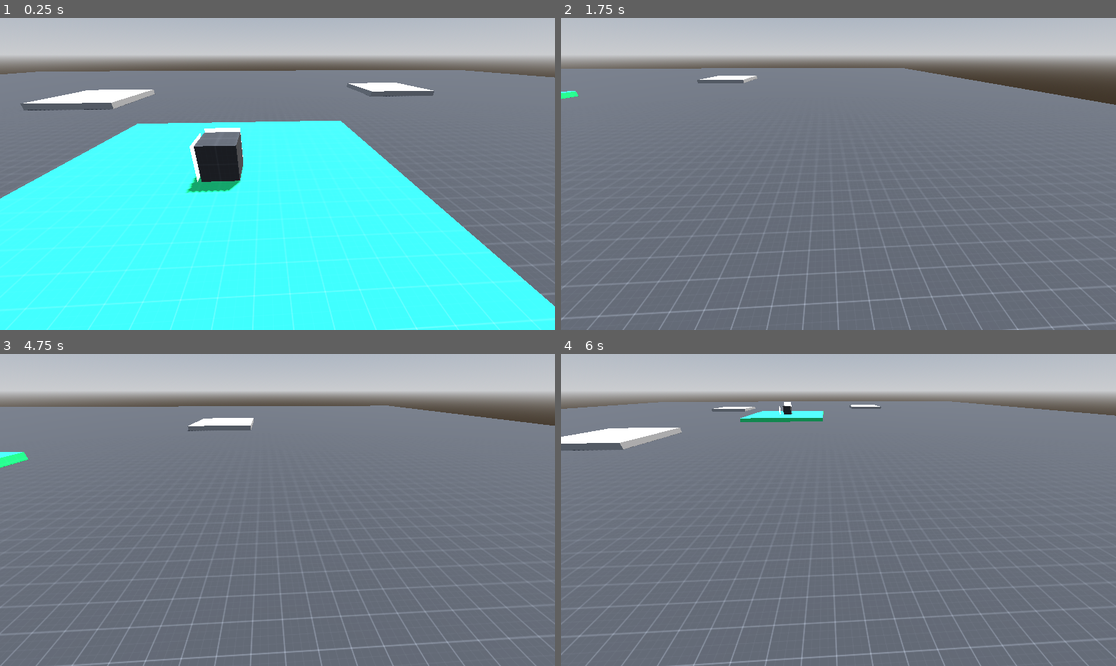
Above: before the commit, frames 1-4 (two rows, left to right).
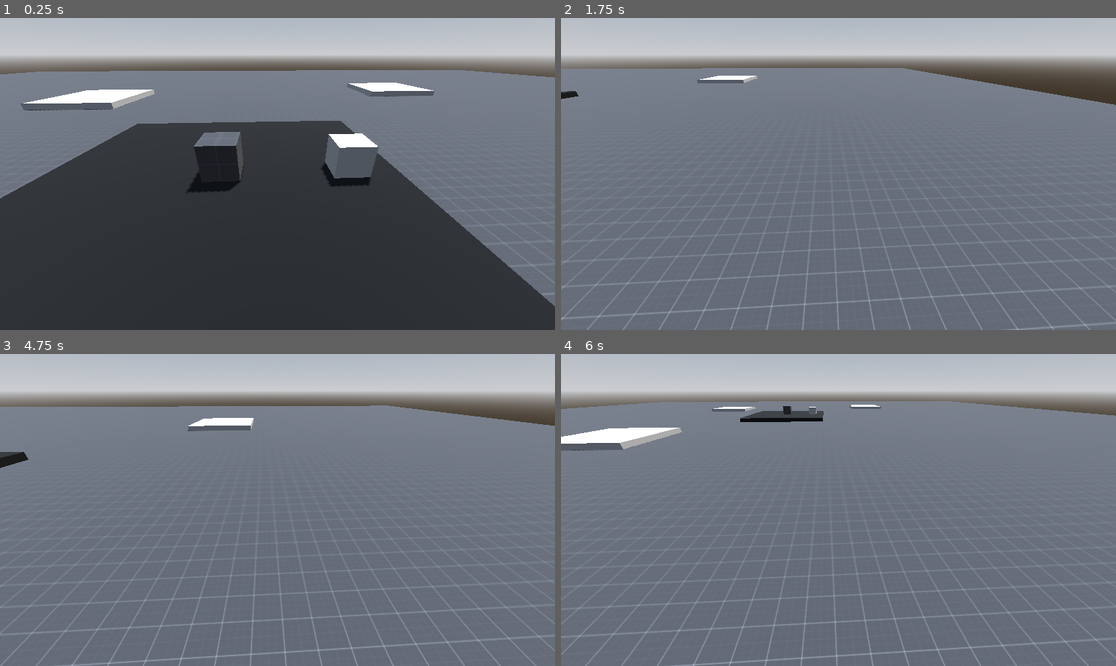
Above: after the commit, the same moments.

Repository: R1fty0/settlement_game
Game: Godot game, scene res://scenes/main.tscn
Two runs of this game, one before a commit and one after it. Both use one fixed random seed, a clock stepped at 60 frames per second and the inputs below.
Inputs (mouse positions are in pixels of both pictures, inside the frame that each line leads up to):
- Up to frame 1 (0.25 s): no input
- Up to frame 2 (1.75 s): tap Enter at 0.5 s; move the mouse to (960, 158) at 0.52 s; press the mouse at (960, 158) at 0.53 s; hold D (move_right) 0.53-1.28 s; move the mouse to (727, 189) at 1.27 s; release the mouse at (727, 189) at 1.28 s; hold S (move_down) from 1.28 s (still down); right-click (727, 189) at 1.35 s; click (727, 189) at 1.42 s
- Up to frame 3 (4.75 s): move the mouse to (333, 441) at 2.02 s; release S (move_down) at 2.03 s; hold D (move_right) 2.03-2.78 s; tap one key every 0.75 s from 2.1 s: Q (rotate_camera_left) E (rotate_camera_right) Mouse wheel up (zoom_camera_in) Mouse wheel down (zoom_camera_out); click (333, 441) at 2.17 s; move the mouse to (249, 572) at 2.77 s; hold W (move_up) 2.78-3.53 s; click (249, 572) at 2.92 s; move the mouse to (444, 556) at 3.52 s; hold A (move_left) from 3.53 s (still down); click (444, 556) at 3.67 s; move the mouse to (111, 463) at 4.27 s; click (111, 463) at 4.42 s
- Up to frame 4 (6 s): move the mouse to (866, 510) at 5.02 s; release A (move_left) at 5.03 s; press the mouse at (866, 510) at 5.03 s; hold S (move_down) 5.03-5.78 s; move the mouse to (755, 432) at 5.77 s; release the mouse at (755, 432) at 5.78 s; hold D (move_right) from 5.78 s (still down); right-click (755, 432) at 5.85 s; click (755, 432) at 5.92 s

The runs differ from the first frame. In frame 1, 51% of the frame differs, in the area x 0-100%, y 32-100%; in frame 2, less than 0.1%; in frame 3, 0.2%; in frame 4, 0.5%.

Commit message:
feat: (untested) npc movement

Diff:
--- a/scripts/components/outline_component.gd
+++ b/common/components/mouse_interaction_component.gd
@@ -1,5 +1,8 @@
 extends Area3D
-class_name OutlineComponent
+class_name MouseInteractionComponent
+
+# NOTE: All meshes that use this component require a weighted normals modifier in Blender.
+# Credit: https://www.youtube.com/watch?v=CG0TMH8D8kY
 
 @export var mesh: MeshInstance3D
 @export var outline_material: Material
@@ -9,6 +12,7 @@
 var selected: bool = false
 
 func _ready() -> void:
+	# Connect relevant signals.
 	if collision_body:
 		collision_body.mouse_entered.connect(_on_mouse_entered)
 		collision_body.mouse_exited.connect(_on_mouse_exited)
@@ -17,14 +21,17 @@
 		push_error("Missing collision body for outline component: " + str(name))
 
 func _on_mouse_entered() -> void:
+	# Enable the hover outline.
 	if not selected:
 		mesh.material_overlay = outline_material
 
 func _on_mouse_exited() -> void:
+	# Disable the hover outline.
 	if not selected:
 		mesh.material_overlay = null
 
 func _on_input_event(camera: Node, event: InputEvent, event_position: Vector3, normal: Vector3, shape_idx: int) -> void:
+	# Select/Deselect Object Outline
 	if event.is_action_pressed("left_mouse_button"):
 		selected = not selected
 		if selected:
--- /dev/null
+++ b/common/npc/npc.gd
@@ -0,0 +1,16 @@
+extends CharacterBody3D
+class_name NPC
+
+# Video (7:51): https://www.youtube.com/watch?v=2W4JP48oZ8U
+
+@onready var agent: NavigationAgent3D = $NavigationAgent3D
+@export var speed: float = 2.0
+
+func move_to_point(point_position: Vector3):
+	agent.target_position = point_position
+
+func _physics_process(delta: float) -> void:
+	var destination = agent.get_next_path_position()
+	var direction = (destination - global_position).normalized()
+	velocity = speed * direction
+	move_and_slide()
--- /dev/null
+++ b/common/npc/npc.tscn
@@ -0,0 +1,19 @@
+[gd_scene load_steps=4 format=3 uid="uid://cxwk8588amdae"]
+
+[ext_resource type="Script" uid="uid://bvragtkqgssco" path="res://common/npc/npc.gd" id="1_uuq74"]
+
+[sub_resource type="CapsuleMesh" id="CapsuleMesh_td7er"]
+
+[sub_resource type="CapsuleShape3D" id="CapsuleShape3D_e54w4"]
+
+[node name="NPC" type="CharacterBody3D"]
+script = ExtResource("1_uuq74")
+
+[node name="MeshInstance3D" type="MeshInstance3D" parent="."]
+mesh = SubResource("CapsuleMesh_td7er")
+
+[node name="CollisionShape3D" type="CollisionShape3D" parent="."]
+shape = SubResource("CapsuleShape3D_e54w4")
+
+[node name="NavigationAgent3D" type="NavigationAgent3D" parent="."]
+debug_enabled = true
--- a/project.godot
+++ b/project.godot
@@ -19,10 +19,15 @@
 
 folder_colors={
 "res://assets/": "red",
+"res://common/": "orange",
 "res://resources/": "purple",
 "res://scenes/": "green",
 "res://scripts/": "blue"
 }
+
+[global_group]
+
+settler_navmesh="Meshes that should be included when baking the navmesh used by settlers. "
 
 [input]
 
--- a/scenes/main.tscn
+++ b/scenes/main.tscn
@@ -1,11 +1,11 @@
-[gd_scene load_steps=16 format=3 uid="uid://kqp4eqiy7ypq"]
+[gd_scene load_steps=17 format=3 uid="uid://kqp4eqiy7ypq"]
 
 [ext_resource type="Texture2D" uid="uid://b44gfyx7stw6a" path="res://assets/proto_tex/texture_02.png" id="1_0wfyh"]
 [ext_resource type="Texture2D" uid="uid://cdlu4ochhqklm" path="res://assets/proto_tex/texture_01.png" id="2_sugp2"]
-[ext_resource type="Script" uid="uid://c4p7f2k2fadyq" path="res://scripts/camera_controller.gd" id="3_sugp2"]
+[ext_resource type="Script" uid="uid://c4p7f2k2fadyq" path="res://scenes/player/camera_controller/camera_controller.gd" id="3_sugp2"]
 [ext_resource type="Material" uid="uid://btofvmchrrwn7" path="res://resources/materials/selection_material.tres" id="4_tbgi4"]
 [ext_resource type="Material" uid="uid://bd6wf87scg2b4" path="res://resources/materials/outline_material.tres" id="4_tefeu"]
-[ext_resource type="Script" uid="uid://crqf232bs108m" path="res://scripts/components/outline_component.gd" id="5_tbgi4"]
+[ext_resource type="Script" uid="uid://crqf232bs108m" path="res://common/components/mouse_interaction_component.gd" id="5_tbgi4"]
 
 [sub_resource type="ProceduralSkyMaterial" id="ProceduralSkyMaterial_sgp6g"]
 sky_horizon_color = Color(0.662243, 0.671743, 0.686743, 1)
@@ -19,10 +19,6 @@
 sky = SubResource("Sky_o5qli")
 tonemap_mode = 2
 
-[sub_resource type="StandardMaterial3D" id="StandardMaterial3D_jyhfs"]
-albedo_texture = ExtResource("1_0wfyh")
-uv1_triplanar = true
-
 [sub_resource type="StandardMaterial3D" id="StandardMaterial3D_tbgi4"]
 albedo_texture = ExtResource("2_sugp2")
 uv1_triplanar = true
@@ -31,6 +27,15 @@
 size = Vector2(100, 100)
 subdivide_width = 20
 subdivide_depth = 20
+
+[sub_resource type="NavigationMesh" id="NavigationMesh_tefeu"]
+vertices = PackedVector3Array(11.2661, 0.499784, -19.9861, 11.2661, 0.499784, -14.4861, 16.2661, 0.499784, -14.4861, 16.2661, 0.499784, -19.9861, -14.9839, 0.499784, -16.2361, -14.9839, 0.499784, -10.4861, -9.98395, 0.499784, -10.4861, -9.98395, 0.499784, -16.2361, -4.73395, 0.499784, -4.73611, -4.73395, 0.499784, 4.51389, 4.51605, 0.499784, 4.51389, 4.51605, 0.499784, -4.73611, -13.4839, 0.499784, 12.2639, -13.4839, 0.499784, 17.7639, -8.23395, 0.499784, 17.7639, -8.23395, 0.499784, 12.2639)
+polygons = [PackedInt32Array(3, 2, 0), PackedInt32Array(0, 2, 1), PackedInt32Array(7, 6, 4), PackedInt32Array(4, 6, 5), PackedInt32Array(11, 10, 8), PackedInt32Array(8, 10, 9), PackedInt32Array(15, 14, 12), PackedInt32Array(12, 14, 13)]
+
+[sub_resource type="StandardMaterial3D" id="StandardMaterial3D_jyhfs"]
+albedo_color = Color(0, 0, 0, 1)
+albedo_texture = ExtResource("1_0wfyh")
+uv1_triplanar = true
 
 [sub_resource type="StandardMaterial3D" id="StandardMaterial3D_tefeu"]
 albedo_texture = ExtResource("2_sugp2")
@@ -51,27 +56,34 @@
 
 [node name="Environment" type="Node" parent="."]
 
-[node name="MainIsland" type="CSGBox3D" parent="Environment"]
+[node name="WaterMesh" type="MeshInstance3D" parent="Environment"]
+transform = Transform3D(1, 0, 0, 0, 1, 0, 0, 0, 1, 0, -0.314779, 0)
+material_override = SubResource("StandardMaterial3D_tbgi4")
+mesh = SubResource("PlaneMesh_sgp6g")
+
+[node name="TestNavigationObstacle" type="CSGBox3D" parent="Environment"]
+transform = Transform3D(1, 0, 0, 0, 1, 0, 0, 0, 1, 3.537, 0.5, 0)
+use_collision = true
+
+[node name="NavigationRegion3D" type="NavigationRegion3D" parent="Environment"]
+navigation_mesh = SubResource("NavigationMesh_tefeu")
+
+[node name="MainIsland" type="CSGBox3D" parent="Environment/NavigationRegion3D"]
 transform = Transform3D(1, 0, 0, 0, 1, 0, 0, 0, 1, 0, -0.196716, 0)
 material_override = SubResource("StandardMaterial3D_jyhfs")
 size = Vector3(10, 0.607, 10)
 
-[node name="StoneIsland" type="CSGBox3D" parent="Environment"]
+[node name="StoneIsland" type="CSGBox3D" parent="Environment/NavigationRegion3D"]
 transform = Transform3D(1, 0, 0, 0, 1, 0, 0, 0, 1, -10.8035, -0.196716, 15.14)
 size = Vector3(5.9751, 0.607, 6.29443)
 
-[node name="WoodIsland" type="CSGBox3D" parent="Environment"]
+[node name="WoodIsland" type="CSGBox3D" parent="Environment/NavigationRegion3D"]
 transform = Transform3D(1, 0, 0, 0, 1, 0, 0, 0, 1, -12.4964, -0.196716, -13.3822)
 size = Vector3(5.9751, 0.607, 6.29443)
 
-[node name="FoodIsland" type="CSGBox3D" parent="Environment"]
+[node name="FoodIsland" type="CSGBox3D" parent="Environment/NavigationRegion3D"]
 transform = Transform3D(1, 0, 0, 0, 1, 0, 0, 0, 1, 13.8924, -0.196716, -17.3389)
 size = Vector3(5.9751, 0.607, 6.29443)
-
-[node name="WaterMesh" type="MeshInstance3D" parent="Environment"]
-transform = Transform3D(1, 0, 0, 0, 1, 0, 0, 0, 1, 0, -0.314779, 0)
-material_override = SubResource("StandardMaterial3D_tbgi4")
-mesh = SubResource("PlaneMesh_sgp6g")
 
 [node name="CameraController" type="Node3D" parent="." node_paths=PackedStringArray("rotation_x", "camera_zoom_pivot", "camera")]
 transform = Transform3D(1, 0, 0, 0, 1, 0, 0, 0, 1, 1.5199, 0, 0)
@@ -89,13 +101,12 @@
 
 [node name="Camera3D" type="Camera3D" parent="CameraController/CameraRotationX/CameraZoomPivot"]
 
-[node name="MeshInstance3D" type="MeshInstance3D" parent="."]
+[node name="OutlineTestMesh" type="MeshInstance3D" parent="."]
 transform = Transform3D(1, 0, 0, 0, 1, 0, 0, 0, 1, 0, 0.617854, 0)
 material_override = SubResource("StandardMaterial3D_tefeu")
-material_overlay = ExtResource("4_tefeu")
 mesh = SubResource("BoxMesh_jyhfs")
 
-[node name="OutlineComponent" type="Area3D" parent="MeshInstance3D" node_paths=PackedStringArray("mesh", "collision_body")]
+[node name="OutlineComponent" type="Area3D" parent="OutlineTestMesh" node_paths=PackedStringArray("mesh", "collision_body")]
 transform = Transform3D(1, 0, 0, 0, 1, 0, 0, 0, 1, 0, -0.617854, 0)
 script = ExtResource("5_tbgi4")
 mesh = NodePath("..")
@@ -103,6 +114,6 @@
 selection_material = ExtResource("4_tbgi4")
 collision_body = NodePath(".")
 
-[node name="CollisionShape3D" type="CollisionShape3D" parent="MeshInstance3D/OutlineComponent"]
+[node name="CollisionShape3D" type="CollisionShape3D" parent="OutlineTestMesh/OutlineComponent"]
 transform = Transform3D(1, 0, 0, 0, 1, 0, 0, 0, 1, 0, 0.619138, 0)
 shape = SubResource("BoxShape3D_tbgi4")
--- /dev/null
+++ b/scenes/player/camera_controller/camera_controller.tscn
@@ -0,0 +1,18 @@
+[gd_scene load_steps=2 format=3 uid="uid://b3hgrj8u0ix1k"]
+
+[ext_resource type="Script" uid="uid://c4p7f2k2fadyq" path="res://scenes/player/camera_controller/camera_controller.gd" id="1_6b34o"]
+
+[node name="CameraController" type="Node3D" node_paths=PackedStringArray("rotation_x", "camera_zoom_pivot", "camera")]
+script = ExtResource("1_6b34o")
+rotation_x = NodePath("CameraRotationX")
+camera_zoom_pivot = NodePath("CameraRotationX/CameraZoomPivot")
+camera = NodePath("CameraRotationX/CameraZoomPivot/Camera3D")
+edge_scrolling_enabled = false
+scroll_speed = 0.2
+
+[node name="CameraRotationX" type="Node3D" parent="."]
+
+[node name="CameraZoomPivot" type="Node3D" parent="CameraRotationX"]
+transform = Transform3D(1, 0, 0, 0, 0.866025, 0.5, 0, -0.5, 0.866025, -0.283894, 2.99331, 5.09319)
+
+[node name="Camera3D" type="Camera3D" parent="CameraRotationX/CameraZoomPivot"]
Renamed: scripts/components/outline_component.gd.uid -> common/components/mouse_interaction_component.gd.uid
Not shown, added: common/npc/npc.gd.uid
Renamed: scripts/camera_controller.gd -> scenes/player/camera_controller/camera_controller.gd
Renamed: scripts/camera_controller.gd.uid -> scenes/player/camera_controller/camera_controller.gd.uid
